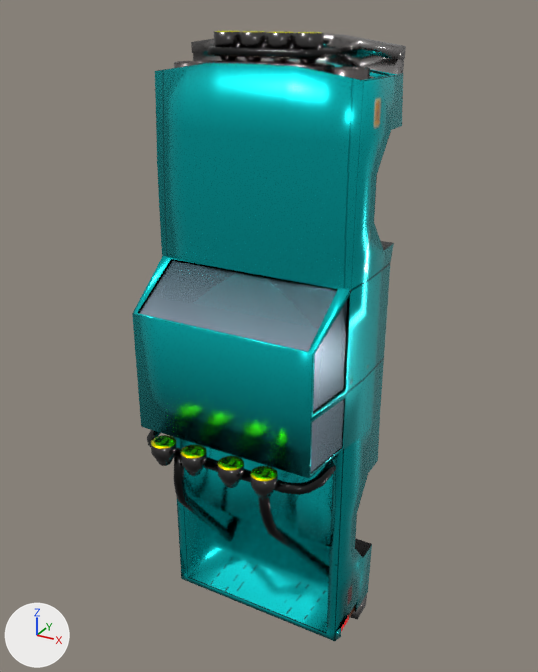
The OBJ model data/vehicles/truck/truck.obj as it was, and as the next commit left it.
Both versions are drawn from a 50 mm camera at (2.72, -5.44, 2.16) aimed at (0.03, -0.54, -0.28). The axes (+X, +Y, +Z) are drawn at lower left. The lights are the same throughout. The first picture is the older version. Where no turn or scale is listed for an object, it has been applied to the vertices. Vertices at exactly the same position are counted once.

Objects in the first picture: 'Cube_Cube.001'.
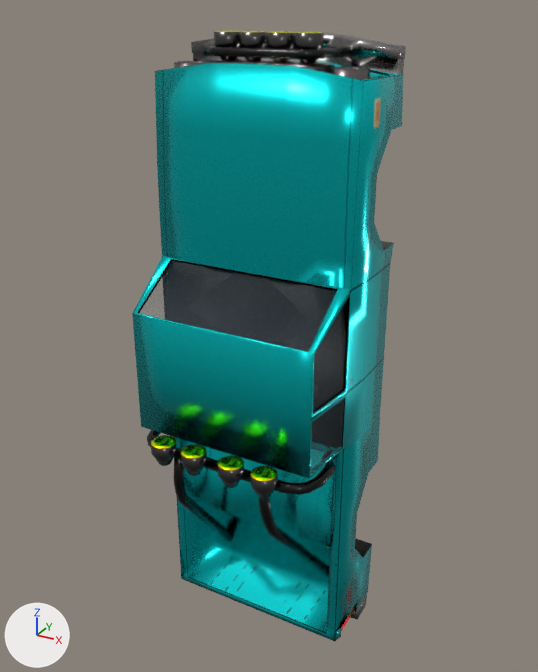
What differs and where, as boxes [x1, y1, x2, y2] in the pictures (538 x 672 px):
'Cube_Cube.001', surface changed: [137, 47, 403, 474] in both
part 1 of me_cube_cube_001, surface changed: [342, 301, 347, 330] in both

What changed in the scene script:
```text
Change mat_glass_002:
    where n0 = _N.new('ShaderNodeBsdfPrincipled'); n0.name = 'Principled BSDF'
    remove n0.inputs[1].default_value = 0.5  # 'Metallic'
    n0.inputs[4].default_value: 0.8 -> 0.1  # 'Alpha'
Change me_cube_cube_001:
    used by ob_cube_cube_001; location = (0.0, 0.0, 0.0)
    remove me_cube_cube_001.from_pydata(...)  # 2430 vertices, 4865 faces; spans x -0.87..0.87, y -1.5..0.09, z -3.18..2.02
    add me_cube_cube_001.from_pydata(...)  # 2430 vertices, 4867 faces; spans x -0.87..0.87, y -1.5..0.09, z -3.18..2.02
    me_cube_cube_001 part 1: 245 kept faces spanning x -0.82..0.82, y -1.26..-0.42, z -0.96..0.31 get new texture (UV) coordinates
    edits to the shape of me_cube_cube_001 do not show in these pictures
```
